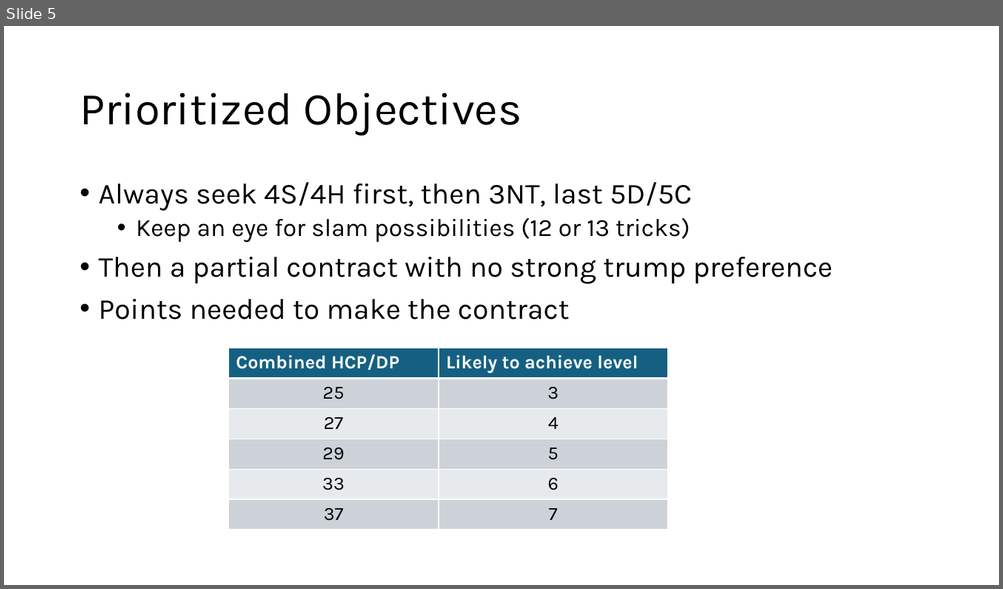
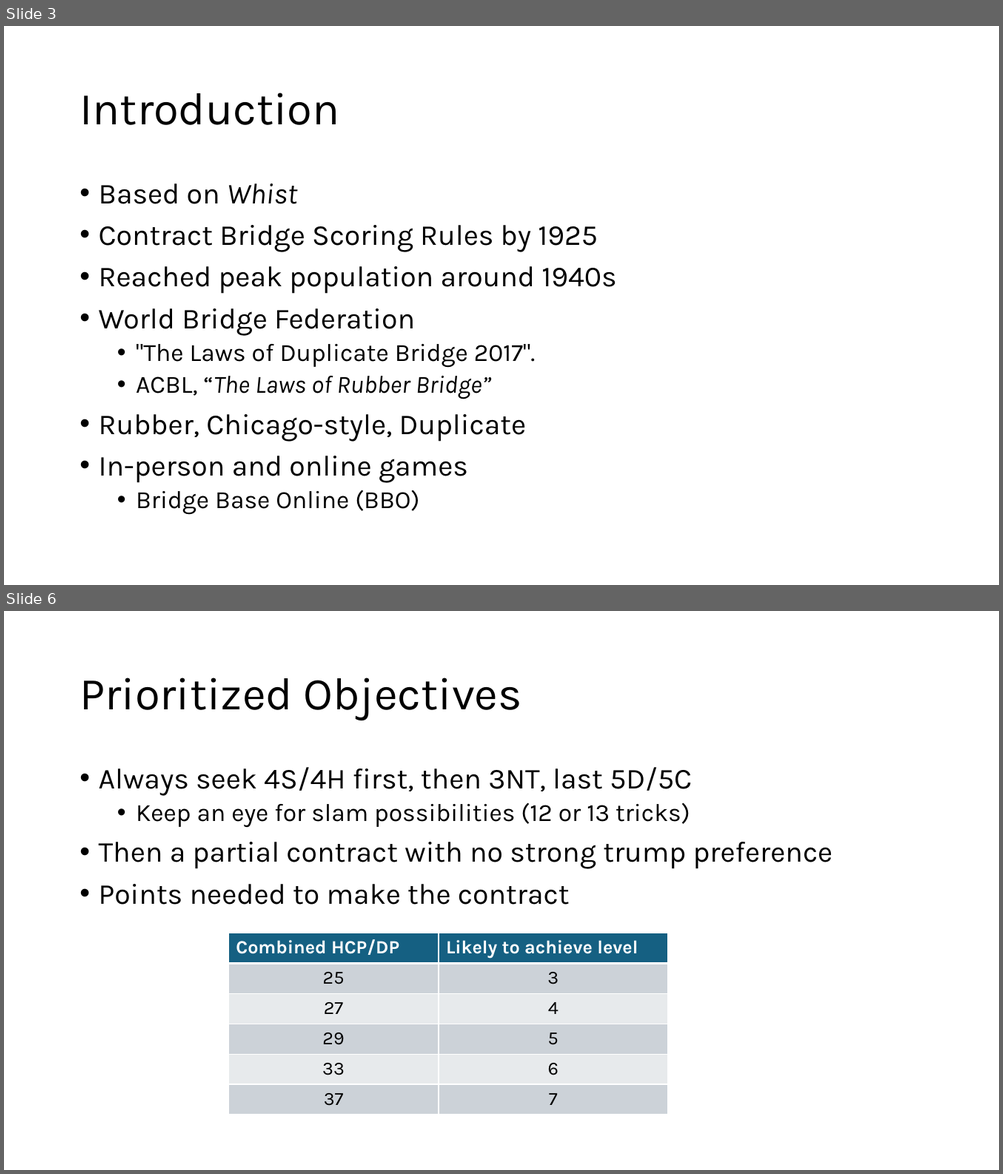
Before and after one commit to sywhub/bridge101, a slide deck: lectures.pptx. Shown one above the other, each under a label of ours: slide 5 before the commit, slides 3 and 6 after it; the slides between them are not shown. The pictures are 1003x589 and 1003x1174 pixels, drawn with LibreOffice and Linux fonts; fonts in the diff are those of the drawing; background and template pictures are left out. Boxes give left, top, right and bottom in pixels: in the first picture for what was removed or moved away, otherwise in the second. Text is boxed around its words. In the diff, an @@ line names an element or a change of style, - is before the commit and + after.

```diff
--- a/lectures.pptx
+++ b/lectures.pptx
@@ slide 3 added at [4,26,999,585], background #FFFFFF @@
@@ title added at [79,93,339,125], 44 pt, text #000000 @@
+Introduction
@@ text added at [99,184,616,515], 28 pt, text #000000 @@
+• Based on Whist
+• Contract Bridge Scoring Rules by 1925
+• Reached peak population around 1940s
+• World Bridge Federation
+  • "The Laws of Duplicate Bridge 2017".
+  • ACBL, “The Laws of Rubber Bridge”
+• Rubber, Chicago-style, Duplicate
+• In-person and online games
+  • Bridge Base Online (BBO)
@@ what was slide 5 is now slide 6 @@
```
Also in this commit, not shown: 6 slides changed, 2 other slides added, 2 other files.
